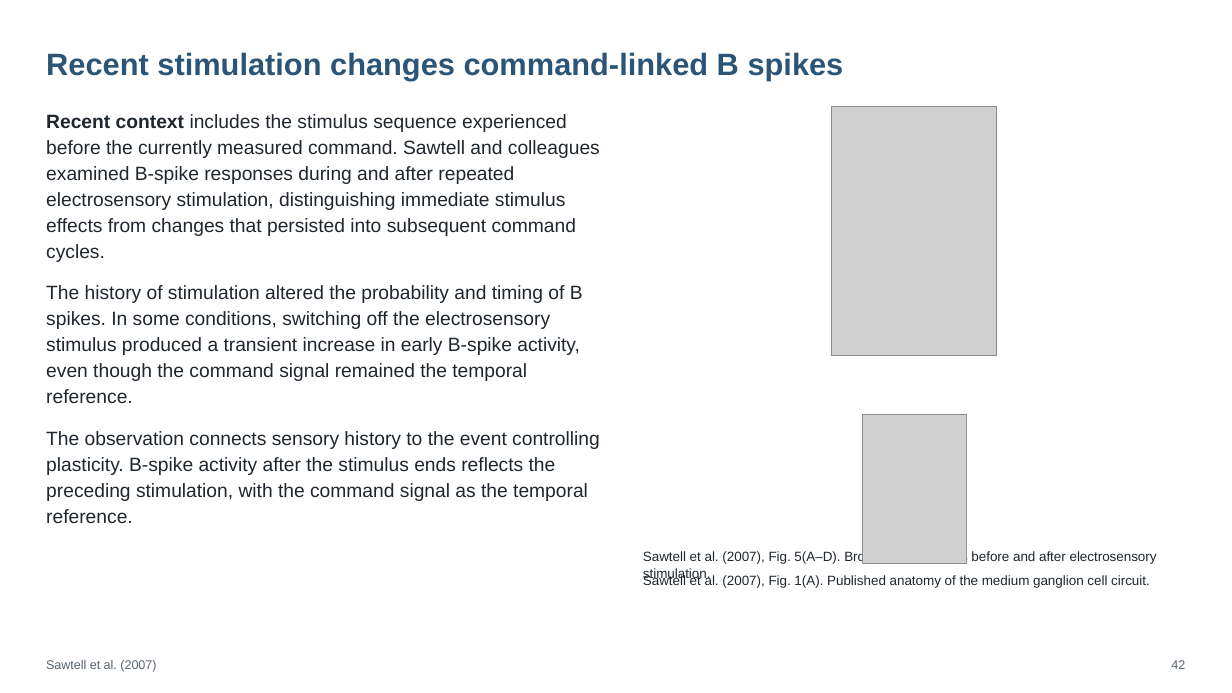
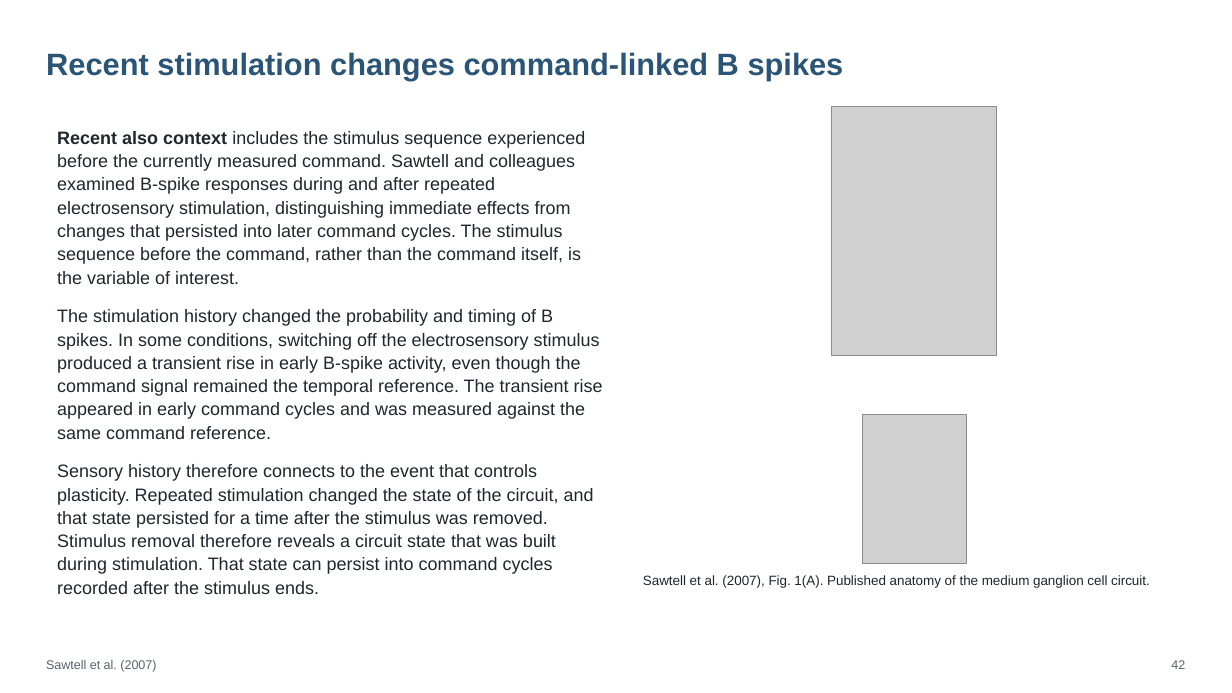
Before and after one commit to jordanxxlopez/NEUROETHOLOGY, a slide deck: slide 55 of scaffolded/Neuroethology_Lecture21_FA2026_SCAFFOLDED.pptx. Drawn at 1232x693 pixels with LibreOffice and Linux fonts; fonts in the diff are those of the drawing; grey boxes stand for pictures. Boxes give left, top, right and bottom in pixels: in the first picture for what was removed or moved away, otherwise in the second. Text is boxed around its words. In the diff, an @@ line names an element or a change of style, - is before the commit and + after.

```diff
--- a/scaffolded/Neuroethology_Lecture21_FA2026_SCAFFOLDED.pptx
+++ b/scaffolded/Neuroethology_Lecture21_FA2026_SCAFFOLDED.pptx
@@ text at box(57, 131, 603, 594): text changed; size 15 to 14 pt @@
-Recent context includes the stimulus sequence experienced before the currently measured command. Sawtell and colleagues examined B-spike responses during and after repeated electrosensory stimulation, distinguishing immediate stimulus effects from changes that persisted into subsequent command cycles.
-The history of stimulation altered the probability and timing of B spikes. In some conditions, switching off the electrosensory stimulus produced a transient increase in early B-spike activity, even though the command signal remained the temporal reference.
-The observation connects sensory history to the event controlling plasticity. B-spike activity after the stimulus ends reflects the preceding stimulation, with the command signal as the temporal reference.
+Recent also context includes the stimulus sequence experienced before the currently measured command. Sawtell and colleagues examined B-spike responses during and after repeated electrosensory stimulation, distinguishing immediate effects from changes that persisted into later command cycles. The stimulus sequence before the command, rather than the command itself, is the variable of interest.
+The stimulation history changed the probability and timing of B spikes. In some conditions, switching off the electrosensory stimulus produced a transient rise in early B-spike activity, even though the command signal remained the temporal reference. The transient rise appeared in early command cycles and was measured against the same command reference.
+Sensory history therefore connects to the event that controls plasticity. Repeated stimulation changed the state of the circuit, and that state persisted for a time after the stimulus was removed. Stimulus removal therefore reveals a circuit state that was built during stimulation. That state can persist into command cycles recorded after the stimulus ends.
@@ text removed at box(643, 550, 1157, 581) @@
-Sawtell et al. (2007), Fig. 5(A–D). Broad-spike patterns before and after electrosensory stimulation.
```
Also in this commit, not shown: 53 other slides changed, 4 slides added, 4 slides removed, 4 other files.
